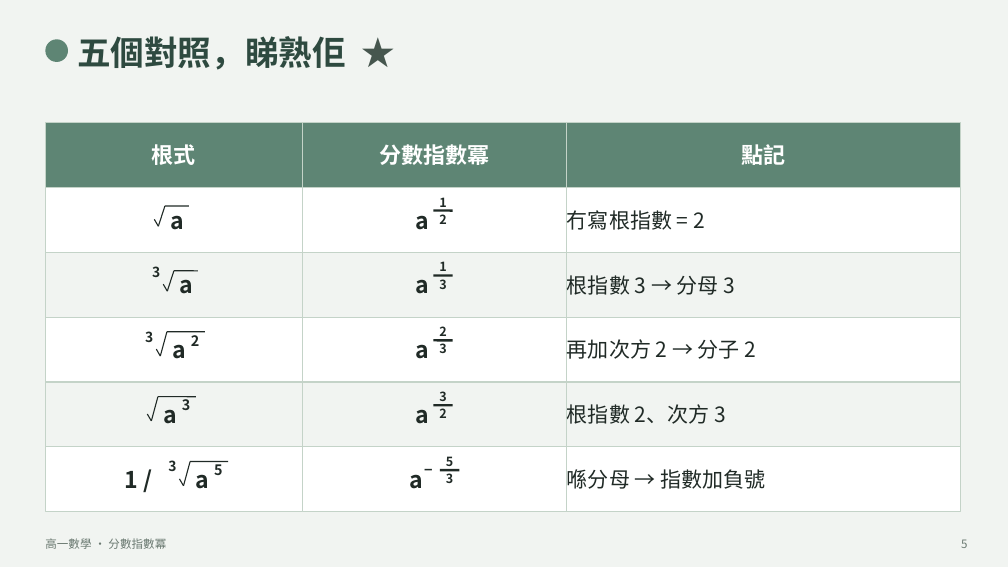
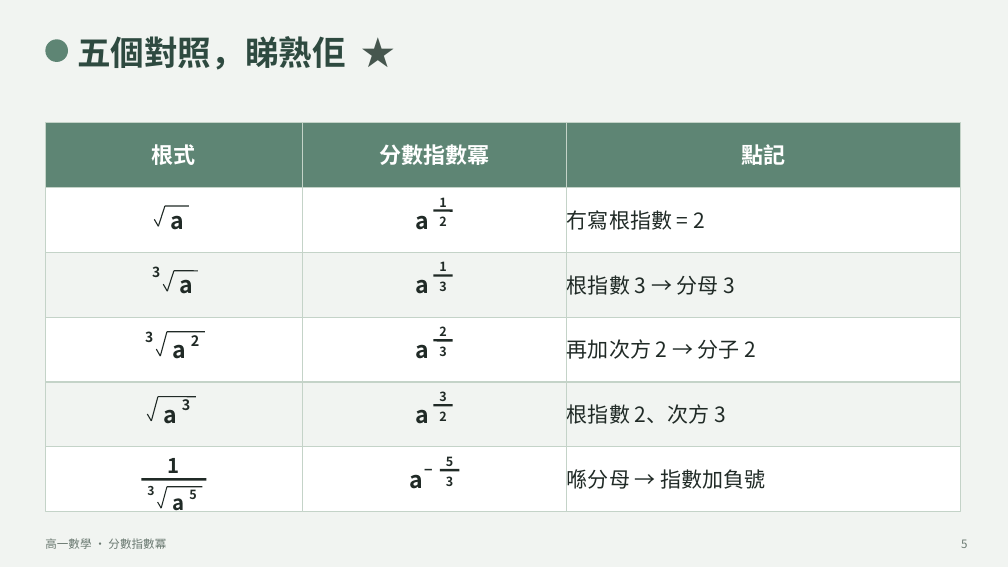
Before and after one commit to kongchilok/math-materials, a slide deck: slide 5 of 抽離教學_數學/高一數學/融合班教學資源/第一學段/03_指數與對數/教學簡報/簡報_L2_分數指數冪.pptx. Drawn at 1008x567 pixels with LibreOffice and Linux fonts; fonts in the diff are those of the drawing. Boxes give left, top, right and bottom in pixels: in the first picture for what was removed or moved away, otherwise in the second. Text is boxed around its words. In the diff, an @@ line names an element or a change of style, - is before the commit and + after.

```diff
--- a/抽離教學_數學/高一數學/融合班教學資源/第一學段/03_指數與對數/教學簡報/簡報_L2_分數指數冪.pptx
+++ b/抽離教學_數學/高一數學/融合班教學資源/第一學段/03_指數與對數/教學簡報/簡報_L2_分數指數冪.pptx
@@ 4 texts: place and size @@
-4 texts at box(439, 211, 446, 418)
+4 texts at box(439, 216, 446, 421)
@@ line added from (141, 479) to (206, 479), #202A26 2.25 pt @@
@@ text at box(168, 458, 180, 479): text changed; size 22 to 19.4 pt @@
-1 /
+1
@@ line removed from (179, 479) to (184, 486) @@
@@ text "3": place and size @@
-text "3" at box(446, 470, 453, 483)
+text "3" at box(446, 476, 453, 486)
@@ text "3": place and size @@
-text "3" at box(168, 460, 176, 471)
+text "3" at box(147, 486, 154, 495)
@@ text "3" at box(147, 486, 154, 495): size 13.2 to 11.6 pt @@
@@ line moved from (184, 486) - (190, 461) to (157, 502) - (161, 508) @@
@@ line (157, 502) - (161, 508): stroke #202A26 1.04 pt to #202A26 1 pt @@
@@ line moved from (190, 461) - (228, 461) to (161, 508) - (167, 487) @@
@@ line (161, 508) - (167, 487): stroke #202A26 1.14 pt to #202A26 1 pt @@
@@ line added from (167, 487) to (203, 487), #202A26 1.1 pt @@
@@ text "a": place and size @@
-text "a" at box(195, 474, 209, 489)
+text "a" at box(172, 498, 184, 512)
@@ text "a" at box(172, 498, 184, 512): size 22 to 19.4 pt @@
@@ text "5": place and size @@
-text "5" at box(214, 461, 222, 475)
+text "5" at box(189, 486, 196, 499)
@@ text "5" at box(189, 486, 196, 499): size 13.6 to 12 pt @@
```
Also in this commit, not shown: 5 other slides changed, 3 other files.
